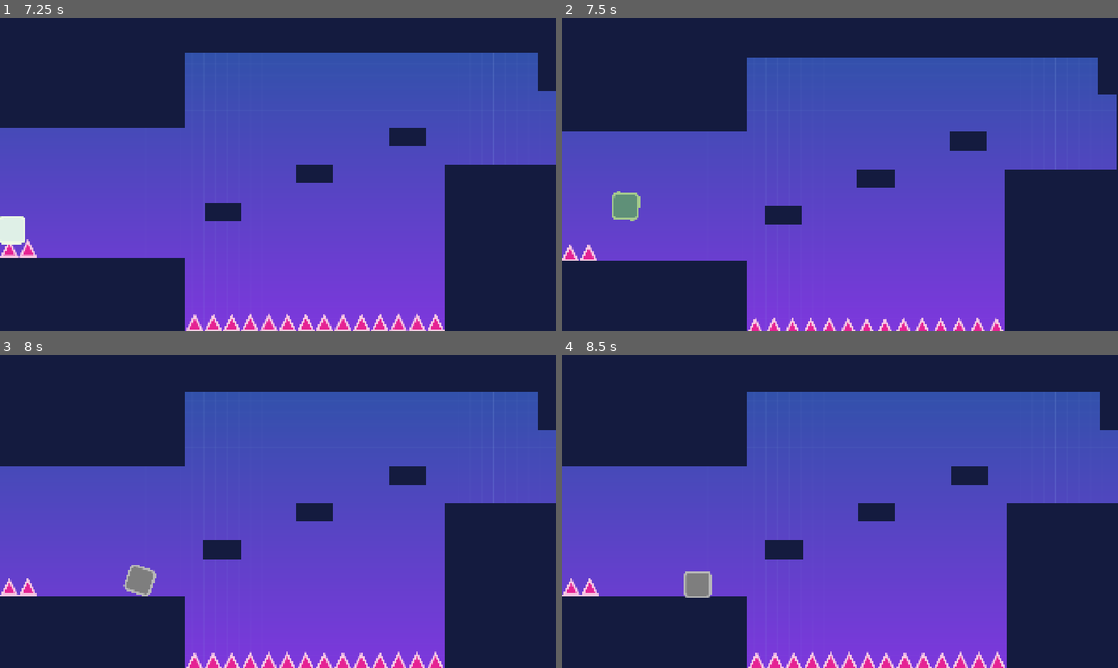
Above: before the commit, frames 1-4 (two rows, left to right).
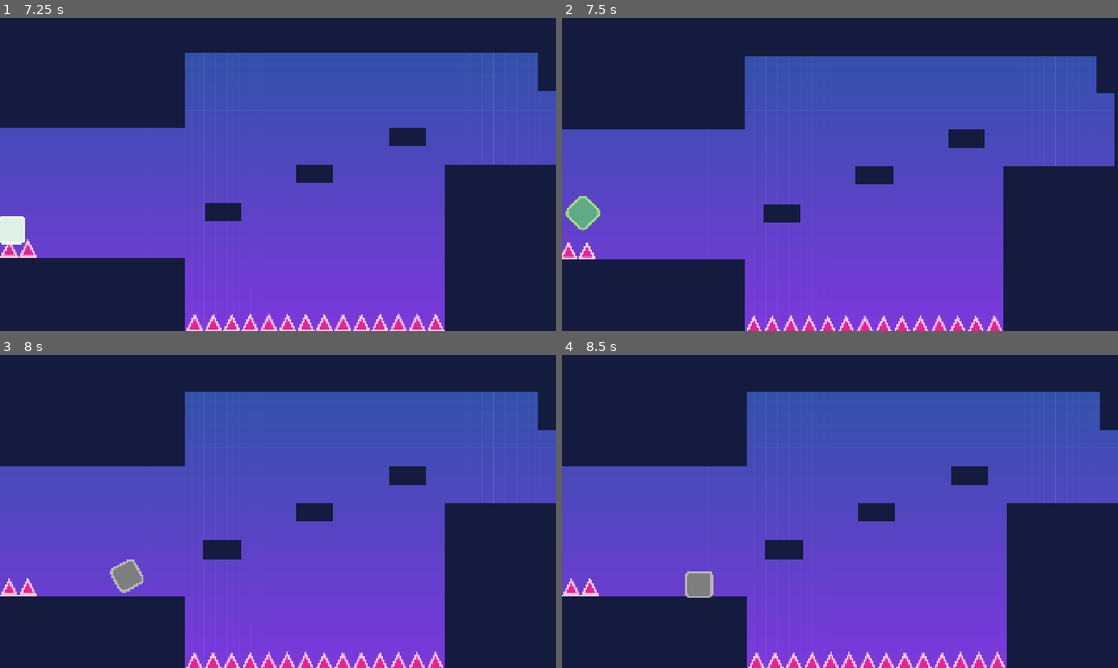
Above: after the commit, the same moments.

Repository: noor-shalaby/solid-ground
Game: Godot game, scene res://scenes/ui/main_menu.tscn
Two runs of this game, one before a commit and one after it. Both use one fixed random seed, a clock stepped at 60 frames per second and the inputs below. Sound files missing from this copy of the repository are replaced by a short silence.
Inputs (mouse positions are in pixels of both pictures, inside the frame that each line leads up to):
- Up to frame 1 (7.25 s): click "Play" at 0.5 s; tap Enter (ui_accept) at 1.25 s; move the mouse to (305, 174) at 1.27 s; hold Up (ui_up) 1.28-6.53 s; tap W (jump) at 1.52, 2.27, 3.77, 4.52, 5.27, 6.77 s; move the mouse to (250, 174) at 2.02 s; move the mouse to (289, 168) at 2.77 s; move the mouse to (272, 180) at 3.52 s; move the mouse to (316, 177) at 4.27 s; move the mouse to (233, 171) at 5.02 s; move the mouse to (283, 174) at 5.77 s; move the mouse to (255, 168) at 6.52 s; hold A (left) from 6.53 s (still down)
- Up to frame 2 (7.5 s): move the mouse to (867, 174) at 7.27 s; release A (left) at 7.28 s; hold Up (ui_up) from 7.28 s (still down)
- Up to frame 3 (8 s): keep holding Up (ui_up); tap W (jump) at 7.52 s
- Up to frame 4 (8.5 s): keep holding Up (ui_up); move the mouse to (812, 511) at 8.02 s; tap W (jump) at 8.27 s

Frame 1 is identical in both runs. In frame 2, 3.4% of the frame differs, in the area x 0-100%, y 12-100%; in frame 3, 0.6%; in frame 4, less than 0.1%.

Commit message:
Add: a hit stop effect on player death

Diff:
--- a/scripts/autoload/audio_manager.gd
+++ b/scripts/autoload/audio_manager.gd
@@ -8,14 +8,14 @@
 
 @onready var scene_tree: SceneTree = get_tree()
 @onready var music_player: AudioStreamPlayer = $Music
-@onready var music_default_volume_linear: float = music_player.volume_linear
+@onready var music_default_vol: float = music_player.volume_linear
 
 
 func play_music() -> void:
 	if not Settings.audio or not Settings.music or music_player.playing:
 		return
 
-	music_player.volume_linear = music_default_volume_linear * Settings.audio_val * Settings.music_val
+	music_player.volume_linear = music_default_vol * Settings.audio_val * Settings.music_val
 	music_player.play()
 
 func stop_music() -> void:
--- a/scripts/autoload/settings.gd
+++ b/scripts/autoload/settings.gd
@@ -32,7 +32,7 @@
 	set = set_audio_val
 func set_audio_val(new_val: float) -> void:
 	audio_val = new_val
-	AudioManager.music_player.volume_linear = AudioManager.music_default_volume_linear * audio_val * music_val
+	AudioManager.music_player.volume_linear = AudioManager.music_default_vol * audio_val * music_val
 
 var music: bool = true:
 	set = set_music
@@ -46,7 +46,7 @@
 	set = set_music_val
 func set_music_val(new_val: float) -> void:
 		music_val = new_val
-		AudioManager.music_player.volume_linear = AudioManager.music_default_volume_linear * audio_val * music_val
+		AudioManager.music_player.volume_linear = AudioManager.music_default_vol * audio_val * music_val
 
 
 var gameplay_mouse_capture: bool = true:
--- a/scripts/player_dead.gd
+++ b/scripts/player_dead.gd
@@ -9,6 +9,9 @@
 	blink()
 	create_tween().tween_method(set_bw, 0.0, 1.0, death_sound.stream.get_length())
 
+	Engine.time_scale = 0.1
+	await get_tree().create_timer(0.2, true, false, true).timeout
+	Engine.time_scale = 1.0
 	if Settings.audio:
 		death_sound.volume_linear *= Settings.audio_val
 		death_sound.play()
